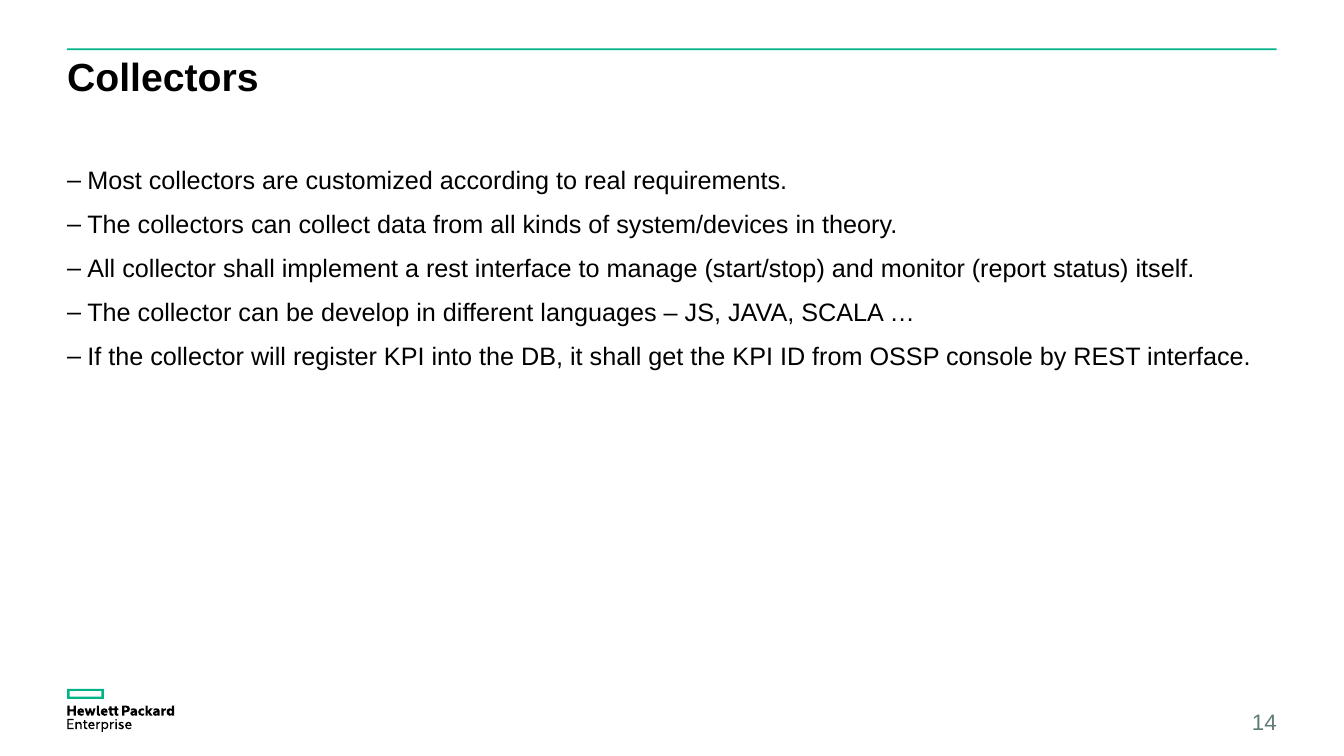
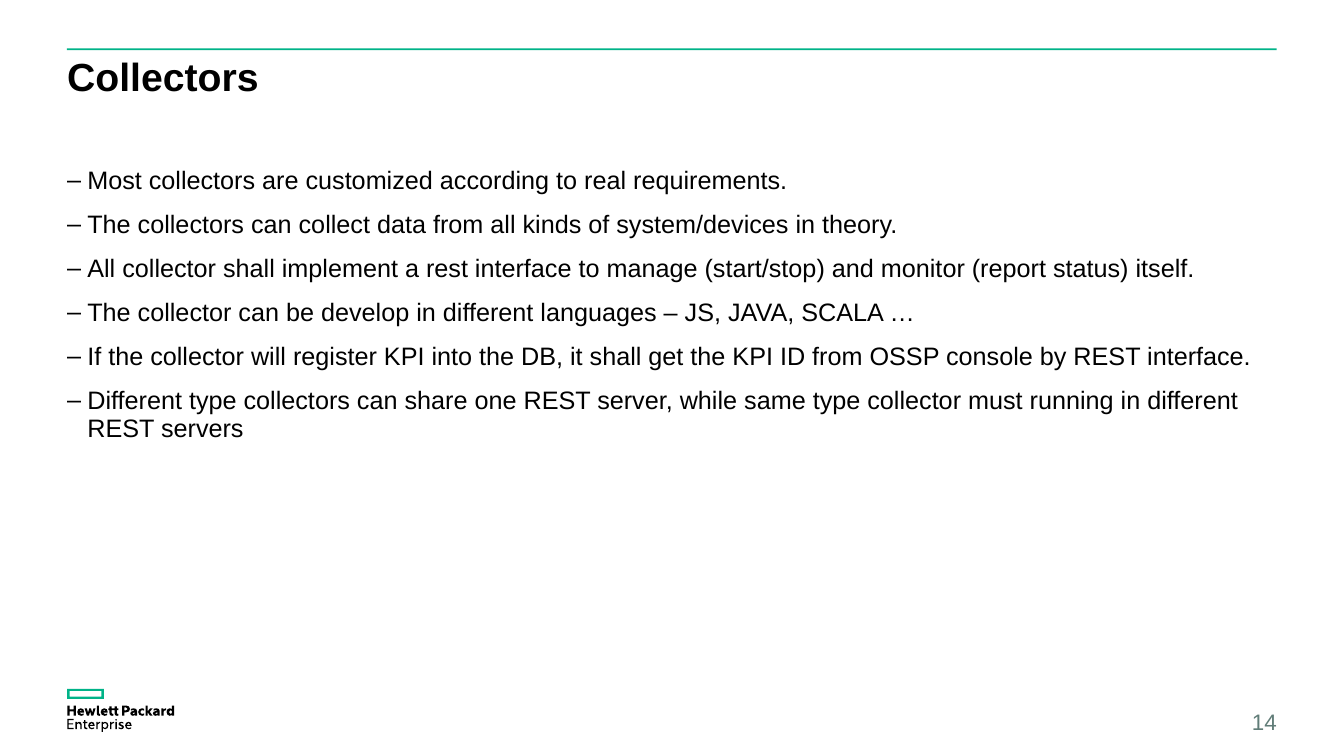
Before and after one commit to yzgang76/MPM, a slide deck: slide 14 of doc/OSSP V2.pptx. Drawn at 1344x756 pixels with LibreOffice and Linux fonts; fonts in the diff are those of the drawing. Boxes give left, top, right and bottom in pixels: in the first picture for what was removed or moved away, otherwise in the second. Text is boxed around its words. In the diff, an @@ line names an element or a change of style, - is before the commit and + after.

```diff
--- a/doc/OSSP V2.pptx
+++ b/doc/OSSP V2.pptx
@@ text at (x1=87, y1=390, x2=1238, y2=438): paragraph added @@
+– Different type collectors can share one REST server, while same type collector must running in different REST servers
```
Also in this commit, not shown: 2 other slides changed, 11 other files.
